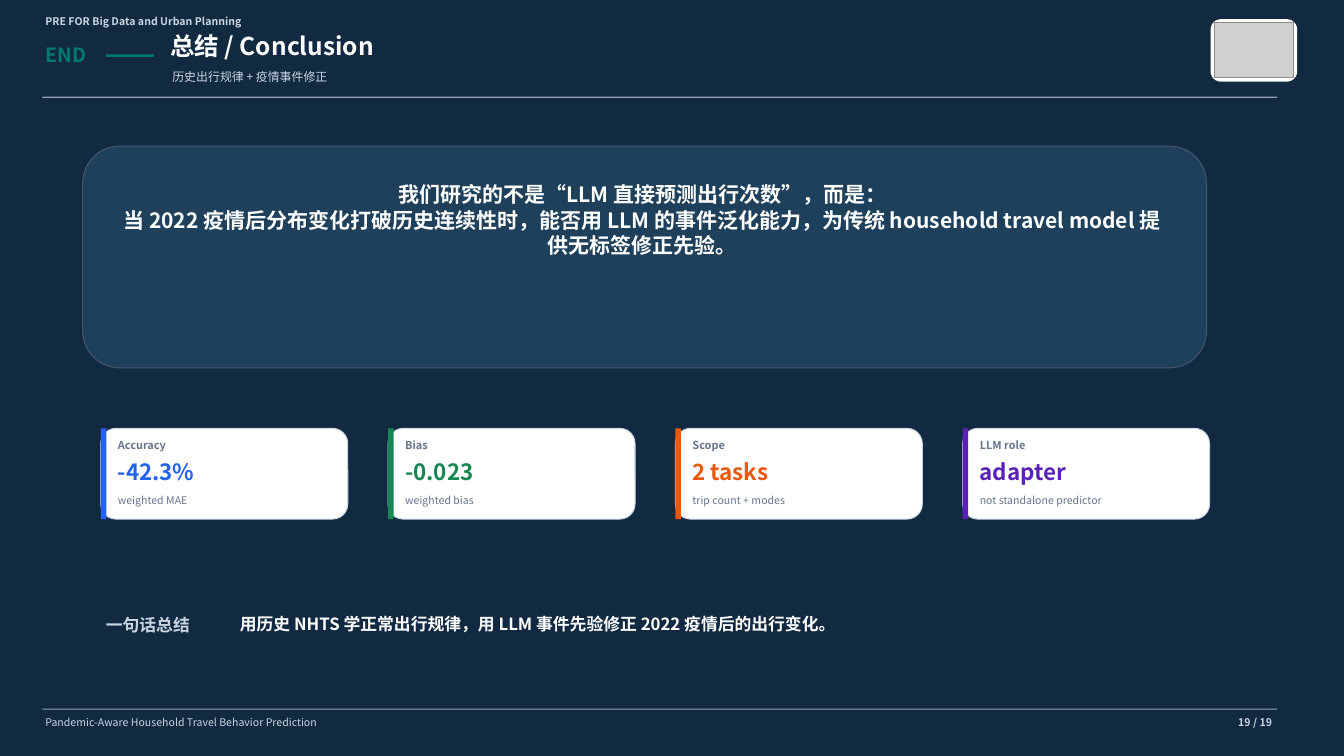
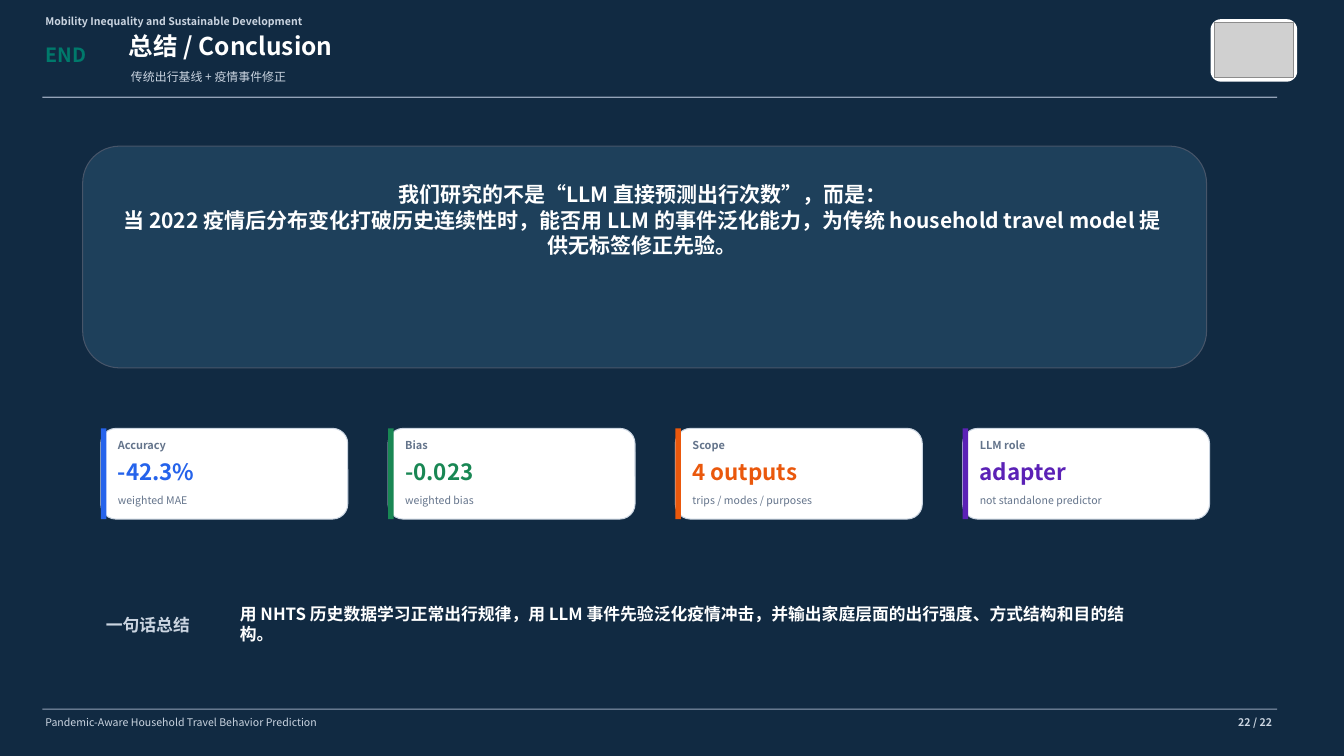
Before and after one commit to Lrving-code/NHTS-Travel-Prediction, a slide deck: slide 22 of outputs/final_project/NHTS_Travel_Behavior_Template_Presentation.pptx (slide 19 before the commit). Drawn at 1344x756 pixels with LibreOffice and Linux fonts; fonts in the diff are those of the drawing; grey boxes stand for pictures. Boxes give left, top, right and bottom in pixels: in the first picture for what was removed or moved away, otherwise in the second. Text is boxed around its words. In the diff, an @@ line names an element or a change of style, - is before the commit and + after.

```diff
--- a/outputs/final_project/NHTS_Travel_Behavior_Template_Presentation.pptx
+++ b/outputs/final_project/NHTS_Travel_Behavior_Template_Presentation.pptx
@@ text at [45,16,302,28]: text changed @@
-PRE FOR Big Data and Urban Planning
+Mobility Inequality and Sustainable Development
@@ text "总结 / Conclusion": place and size @@
-text "总结 / Conclusion" at [170,34,374,58]
+text "总结 / Conclusion" at [129,34,333,58]
@@ rectangle removed at [106,54,154,57] @@
@@ text at [131,71,287,82]: text changed @@
-历史出行规律 + 疫情事件修正
+传统出行基线 + 疫情事件修正
@@ text at [692,464,797,485]: text changed @@
-2 tasks
+4 outputs
@@ text at [692,496,812,507]: text changed @@
-trip count + modes
+trips / modes / purposes
@@ text at [240,605,1125,642]: text changed @@
-用历史 NHTS 学正常出行规律，用 LLM 事件先验修正 2022 疫情后的出行变化。
+用 NHTS 历史数据学习正常出行规律，用 LLM 事件先验泛化疫情冲击，并输出家庭层面的出行强度、方式结构和目的结构。
@@ text at [1238,718,1272,726]: text changed @@
-19 / 19
+22 / 22
```
Also in this commit, not shown: 16 other slides changed, 5 slides added, 2 slides removed, 35 other files.
